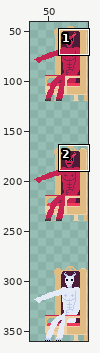
Edited in one commit: sprite sheet (Sprites2/SatanNew.png). Above: a wide view before the commit, with the close-up outlined.
Close-up. Before the edit:
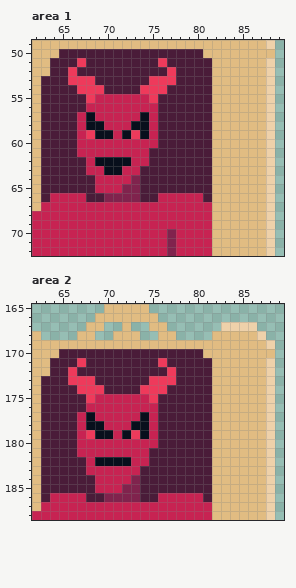
The file is 90x360 pixels. Shown: area 1: x 62..89, y 49..72; area 2: x 62..89, y 165..188. The wide view leaves out empty margins.
And afterwards:
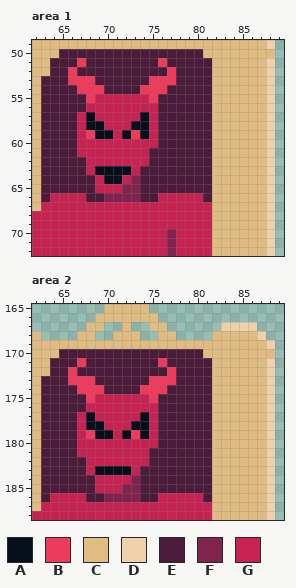
Palette (. is transparent): A #080f1c  B #ee3a5b  C #e1bc82  D #eed1aa  E #4a1c39  F #80234d  G #c72352
Change:
Changed rows in their new state; - is an unchanged pixel.
Area 1:
first column x 69:
62 GGGG
63 A--A
64 -AA-
Area 2:
first column x 69:
182 GGGG
183 AAAA
Changed places in both close-ups, as pixel boxes (x1, y1, x2, y2):
changed: (95, 157, 131, 184)
changed: (95, 457, 131, 475)
